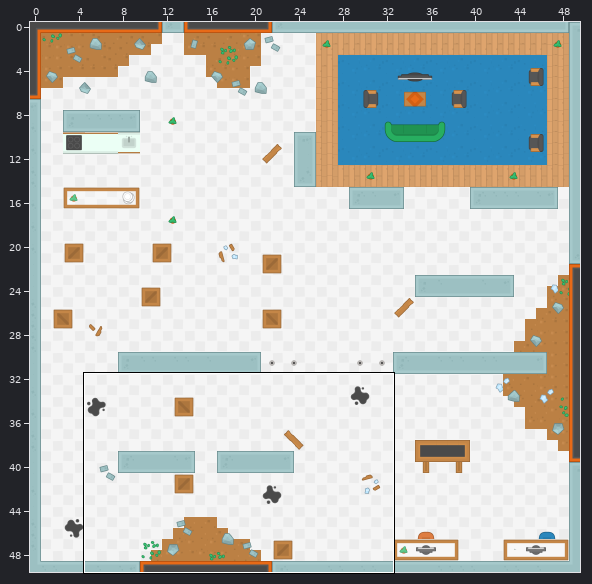
Tiled map (JSON) -- Brainstein/assets/tilemaps/laboratorio.json. The first picture is a wide view before the edit; the outline marks the close-up.
Close-up. First the earlier version:
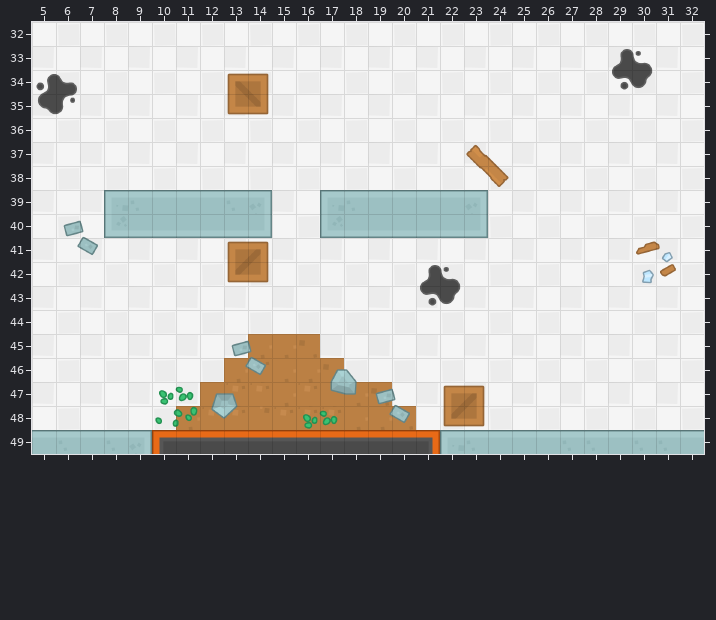
Cells are 64x64 px. Shown: x 5..32, y 32..49. The commit also changed other parts of the map, which this record leaves out.
New version:
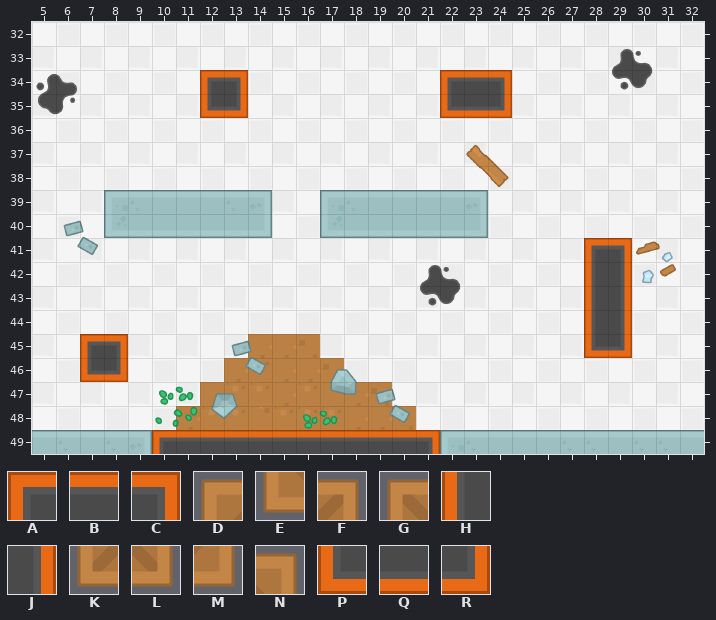
Key: from "tilesheet_complete_2X": A 446, B 447, C 449, D 472, E 472 turned 270, F 473, G 473 turned 270, H 500, J 503, K 526, L 526 turned 270, M 527, N 527 turned 270, P 608, Q 609, R 611.
_ is an empty cell.
Difference:
Layer "collisionLayer":
y 34: x 12..14 _GN -> AC_; x 22..24 ___ -> ABC
y 35: x 12..14 _EL -> PR_; x 22..24 ___ -> PQR
y 41: x 13..14 DF -> __; x 28..29 __ -> AC
y 42: x 13..14 KM -> __; x 28..29 __ -> HJ
y 43..44: x 28..29 __ -> HJ
y 45: x 7..8 __ -> AC; x 28..29 __ -> PR
y 46: x 7..8 __ -> PR
y 47: x 22..23 DF -> __
y 48: x 22..23 KM -> __
Where, in picture pixels (left, top, right, bottom), the same in both close-ups:
changed: (200, 70, 269, 118)
added: (440, 70, 512, 118)
removed: (227, 241, 269, 283)
added: (584, 238, 632, 358)
added: (80, 334, 128, 382)
removed: (443, 385, 485, 427)
